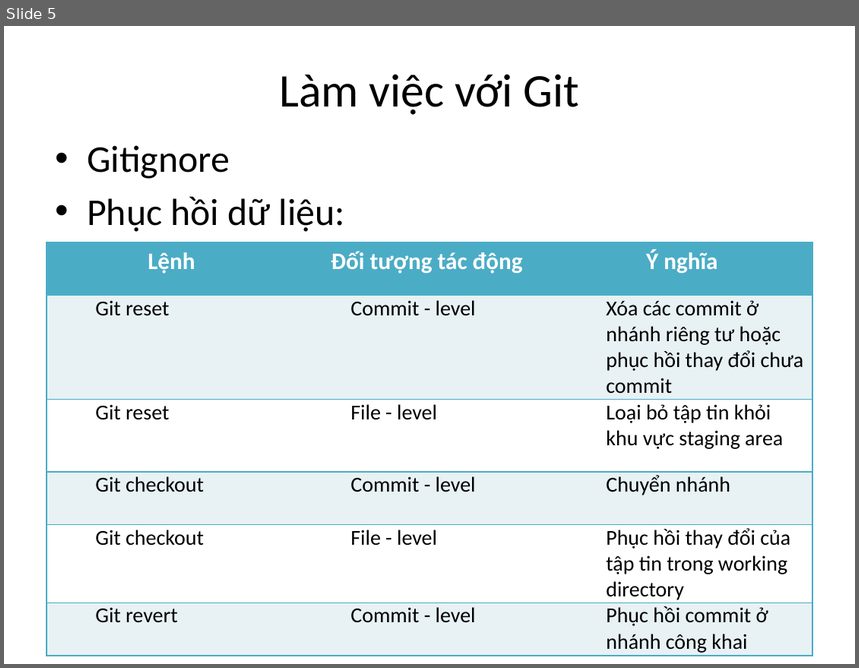
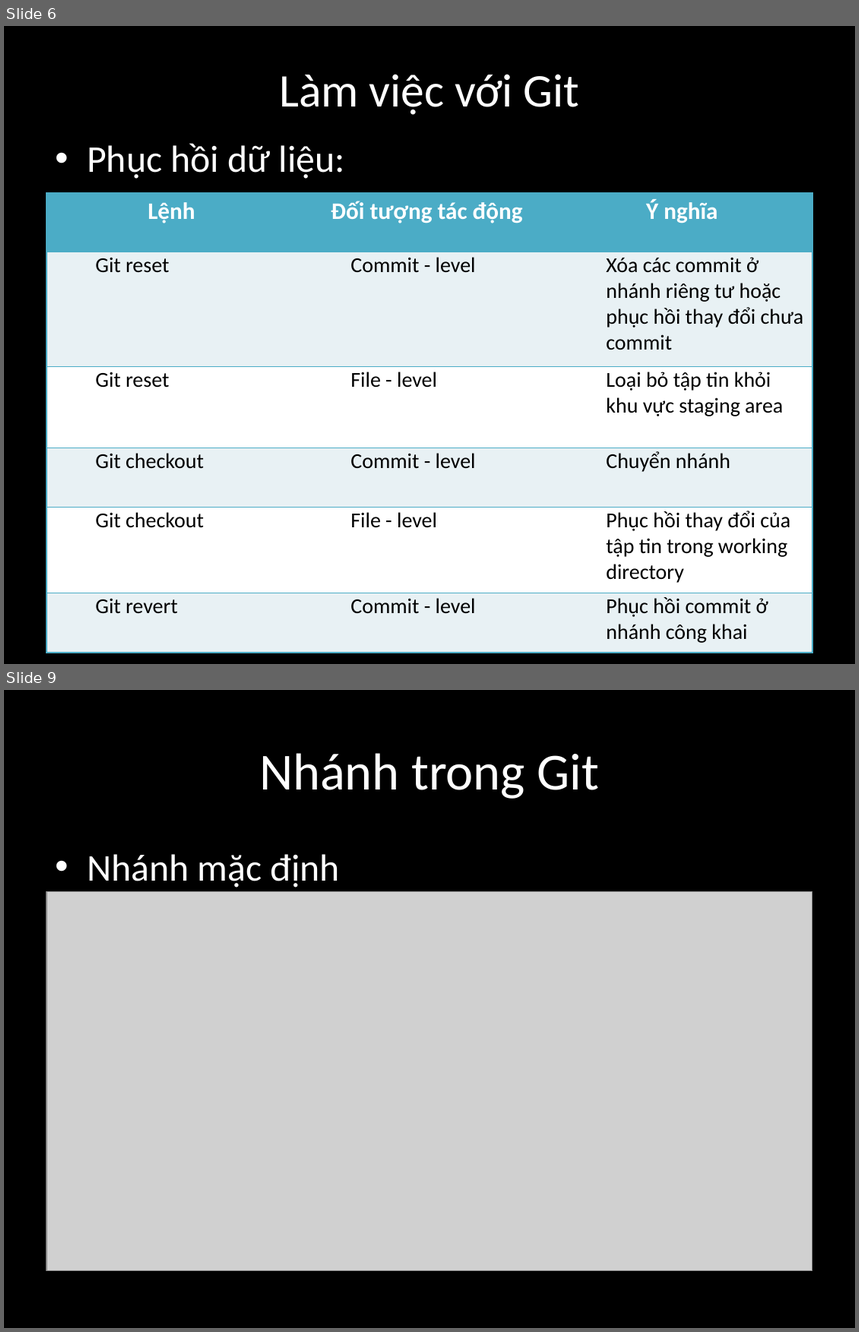
Before and after one commit to ducha228/Seminar, a slide deck: Seminar Git HaND/Seminar_Git_Slide.pptx. Shown one above the other, each under a label of ours: slide 5 before the commit, slides 6 and 9 after it; the slides between them are not shown. The pictures are 859x668 and 859x1332 pixels, drawn with LibreOffice and Linux fonts; fonts in the diff are those of the drawing; grey boxes stand for pictures. Boxes give left, top, right and bottom in pixels: in the first picture for what was removed or moved away, otherwise in the second. Text is boxed around its words. In the diff, an @@ line names an element or a change of style, - is before the commit and + after.

```diff
--- a/Seminar Git HaND/Seminar_Git_Slide.pptx
+++ b/Seminar Git HaND/Seminar_Git_Slide.pptx
@@ slide 9 added at box(4, 690, 855, 1328), background #000000 @@
@@ title added at box(259, 753, 599, 799), 44 pt, text #FFFFFF @@
+Nhánh trong Git
@@ text added at box(87, 854, 340, 888), 32 pt, text #FFFFFF @@
+• Nhánh mặc định
@@ picture added at box(47, 891, 813, 1271) @@
@@ what was slide 5 is now slide 6 @@
@@ slide 6 changed as well @@
@@ background #FFFFFF to #000000 @@
@@ title "Làm việc với Git" at box(279, 74, 579, 115): text colour #000000 to #FFFFFF @@
@@ text "Phục hồi dữ liệu:" at box(87, 143, 345, 179): text colour #000000 to #FFFFFF @@
@@ text at box(87, 145, 230, 179): paragraph removed @@
-• Gitignore
@@ table: place and size @@
-table at box(47, 243, 813, 656)
+table at box(47, 193, 813, 652)
```
Also in this commit, not shown: 5 other slides changed, 16 other slides added, 1 slide removed, 1 other file.
